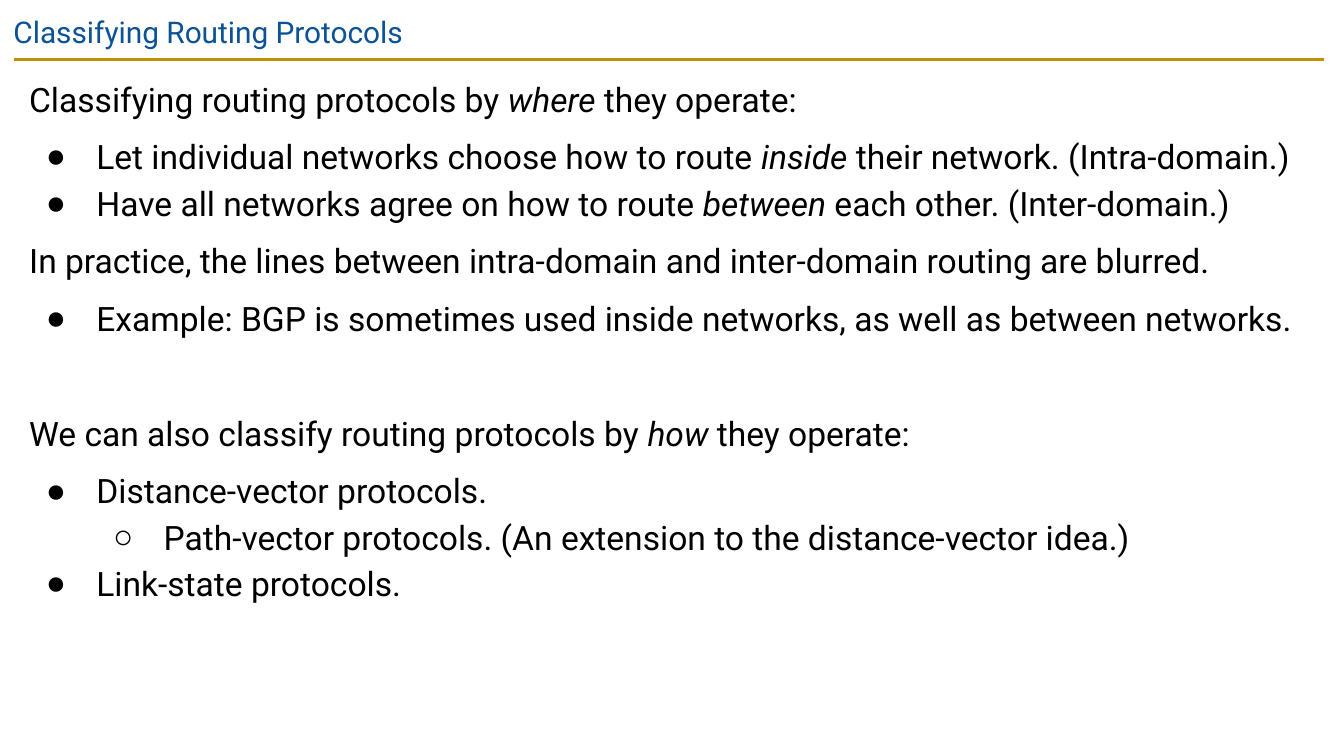
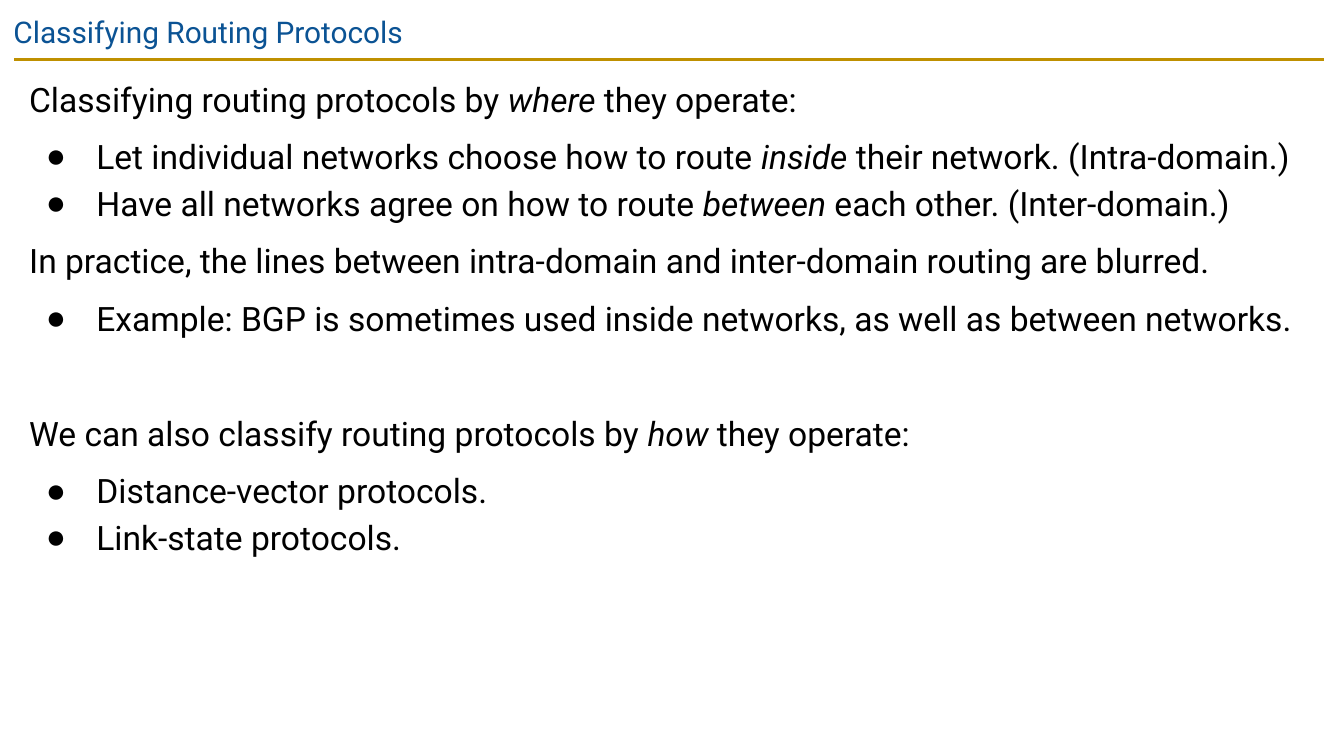
Before and after one commit to guhofstra/CSC175Sp26, a slide deck: slide 19 of PPTs/Lecture 4 - Routing Principles.pptx. Drawn at 1344x756 pixels with LibreOffice and Linux fonts; fonts in the diff are those of the drawing. Boxes give left, top, right and bottom in pixels: in the first picture for what was removed or moved away, otherwise in the second. Text is boxed around its words. In the diff, an @@ line names an element or a change of style, - is before the commit and + after.

```diff
--- a/PPTs/Lecture 4 - Routing Principles.pptx
+++ b/PPTs/Lecture 4 - Routing Principles.pptx
@@ text at box(164, 523, 1130, 558): paragraph removed @@
-  ○ Path-vector protocols. (An extension to the distance-vector idea.)
```
Also in this commit, not shown: 6 other slides changed, 1 slide removed, 33 other files.
